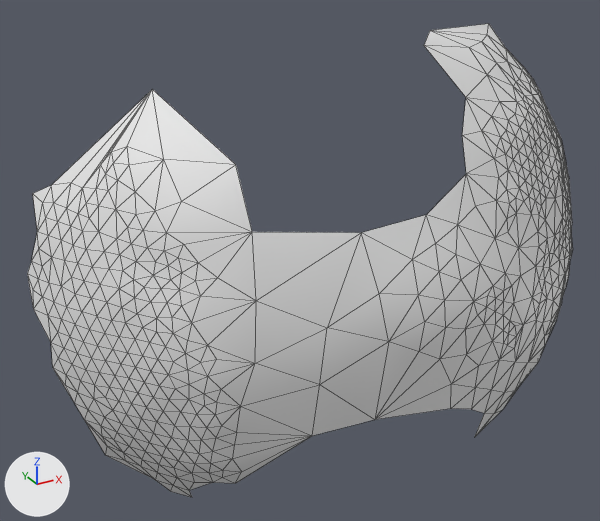
One commit to the OBJ model res/final/onecam_fullvolume/07/cleanedup/FullVolium.000240.obj: the scene before it, then after it.
Before and after are seen from a 50 mm lens placed at (238.5, -781.6, 234.3), pointed at (325.2, -624.1, 155.5). The lights are fixed; the arrows at lower left show +X, +Y and +Z. Mesh edges are drawn as thin lines. Where no turn or scale is listed for an object, it has been applied to the vertices.

Names of what the first picture shows: 'FullVolium.000240'.
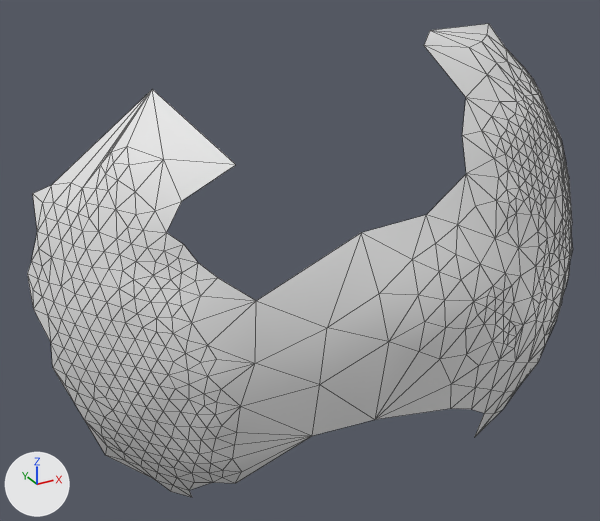
What differs and where, as boxes [x1, y1, x2, y2] in the pictures (600 x 521 px):
part 1 of me_fullvolium_000240, deleted
    before: [167, 165, 360, 301]

The change, as a list of edits to the scene's bpy script:
```text
Change me_fullvolium_000240:
    where me_fullvolium_000240.from_pydata(...)  # 535 vertices, 1026 faces; spans x 266.3..411.1, y -662.9..-601.9, z 101.9..205.6
    used by ob_fullvolium_000240; location = (0.0, 0.0, 0.0)
    verts and faces of me_fullvolium_000240; kept vertices keep their numbers, new ones are numbered from 535
    before: 399 (288.7, -636.2, 173.9) at pixel (166, 232), 401 (290.9, -639.3, 172.1) at pixel (183, 244), 405 (292.4, -635.7, 179.6) at pixel (181, 201), 421 (292.8, -641.7, 168.7) at pixel (198, 262), 423 (295.4, -645.1, 166.3) at pixel (217, 277)
    before: 524 (301.1, -650.2, 162.1) at pixel (256, 300), 525 (301.8, -647.7, 175.5) at pixel (252, 231), 526 (302.5, -639.5, 186.5) at pixel (235, 164), 532 (322.8, -653.5, 173.4) at pixel (361, 232)
    me_fullvolium_000240 part 1
    add delete_vertices([525])  # with the faces that use them
```
